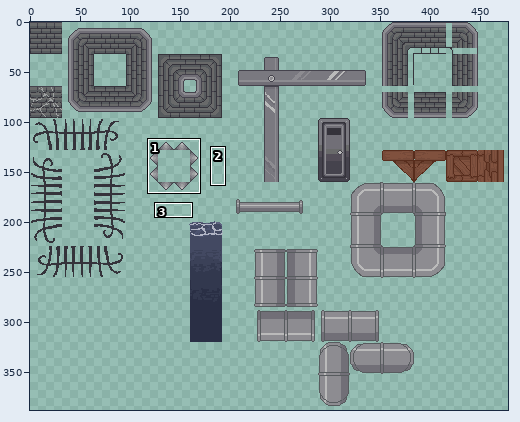
Two versions of one sprite sheet, sprites/environment_sheet.png. The first picture is a wide view before the edit; the outline marks the close-up.
Close-up. Before:
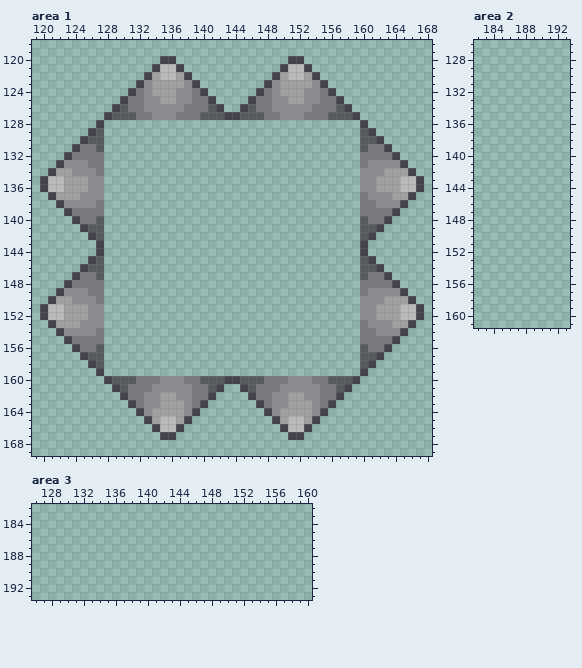
The file is 480x480 pixels. Colours within 5 levels of each other are drawn and written as one. Shown: area 1: x 119..168, y 118..169; area 2: x 182..193, y 126..161; area 3: x 126..160, y 182..193. The wide view leaves out empty margins. The commit also changed other parts of the picture, which this record leaves out.
The same view after the edit:
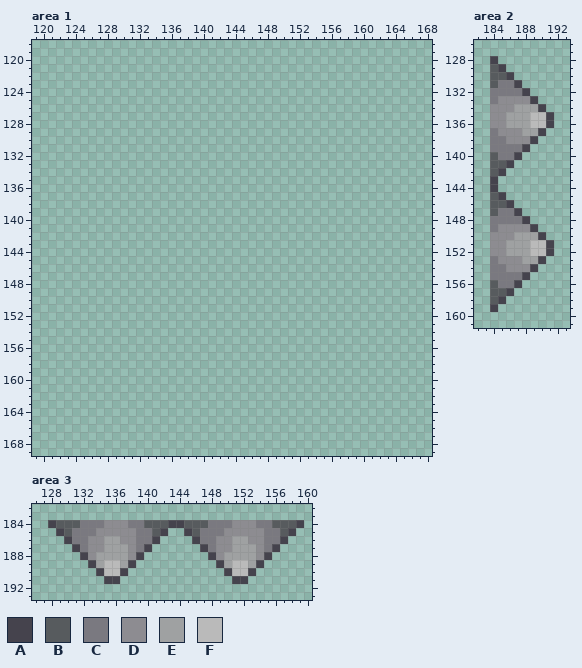
Palette (. is transparent): A #45434d  B #575b5e  C #7a7980  D #8d8c91  E #9fa1a2  F #bababa
From old to new:
Changed rows in their new state; - is an unchanged pixel.
Area 1:
first column x 120:
120 ---------------..--------------..---------------
121 --------------....------------....--------------
122 -------------......----------......-------------
123 ------------........--------........------------
124 -----------..........------..........-----------
125 ----------............----............----------
126 ---------..............--..............---------
127 --------................................--------
128 -------.--------------------------------.-------
129 ------..--------------------------------..------
130 -----...--------------------------------...-----
131 ----....--------------------------------....----
132 ---.....--------------------------------.....---
133 --......--------------------------------......--
134 -.......--------------------------------.......-
135 ........--------------------------------........
136 ........--------------------------------........
137 -.......--------------------------------.......-
138 --......--------------------------------......--
139 ---.....--------------------------------.....---
140 ----....--------------------------------....----
141 -----...--------------------------------...-----
142 ------..--------------------------------..------
143 -------.--------------------------------.-------
144 -------.--------------------------------.-------
145 ------..--------------------------------..------
146 -----...--------------------------------...-----
147 ----....--------------------------------....----
148 ---.....--------------------------------.....---
149 --......--------------------------------......--
150 -.......--------------------------------.......-
151 ........--------------------------------........
152 ........--------------------------------........
153 -.......--------------------------------.......-
154 --......--------------------------------......--
155 ---.....--------------------------------.....---
156 ----....--------------------------------....----
157 -----...--------------------------------...-----
158 ------..--------------------------------..------
159 -------.--------------------------------.-------
160 --------................................--------
161 ---------..............--..............---------
162 ----------............----............----------
163 -----------..........------..........-----------
164 ------------........--------........------------
165 -------------......----------......-------------
166 --------------....------------....--------------
167 ---------------..--------------..---------------
Area 2:
first column x 184:
128 A-------
129 BA------
130 BBA-----
131 BCCA----
132 CCCCA---
133 CDDDDA--
134 DDDEEEA-
135 DDEEEFFA
136 DDEEEFFA
137 CDDDEEA-
138 CCDDDA--
139 CCCCA---
140 BCCA----
141 BBA-----
142 BA------
143 A-------
144 A-------
145 BA------
146 BBA-----
147 BCCA----
148 CCCCA---
149 CDDDDA--
150 DDDEEEA-
151 DDEEEFFA
152 DDEEEFFA
153 CDDDEEA-
154 CCDDDA--
155 CCCCA---
156 BCCA----
157 BBA-----
158 BA------
159 A-------
Area 3:
first column x 128:
184 ABBBCCCDDDCCBBBAABBBCCCDDDCCBBBA
185 -ABCCCDDDDDCCBA--ABCCCDDDDDCCBA-
186 --ACCDDEEDDCCA----ACCDDEEDDCCA--
187 ---ACDDEEEDCA------ACDDEEEDCA---
188 ----ADEEEEDA--------ADEEEEDA----
189 -----AEFFEA----------AEFFEA-----
190 ------AFFA------------AFFA------
191 -------AA--------------AA-------
Changed places in both close-ups, as pixel boxes (x1, y1, x2, y2):
erased: (40, 56, 424, 440)
added: (490, 56, 554, 312)
added: (48, 520, 304, 584)
